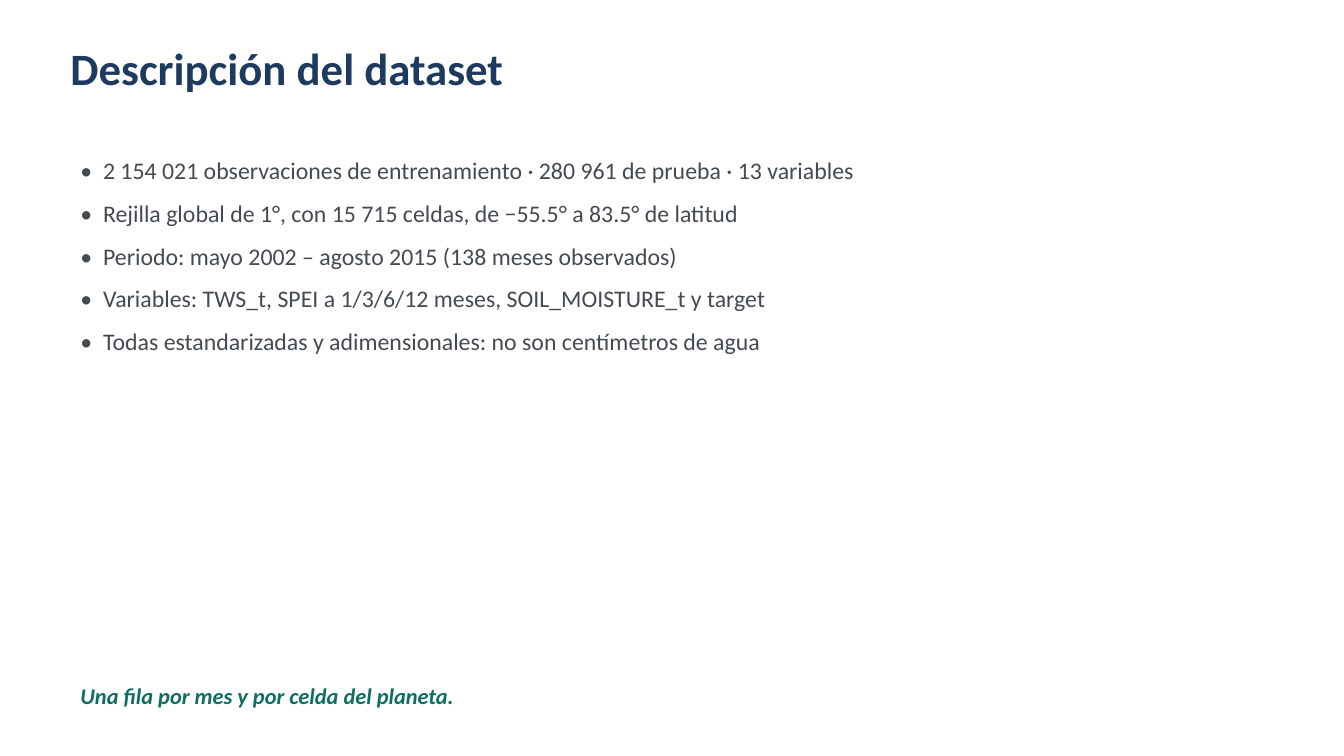
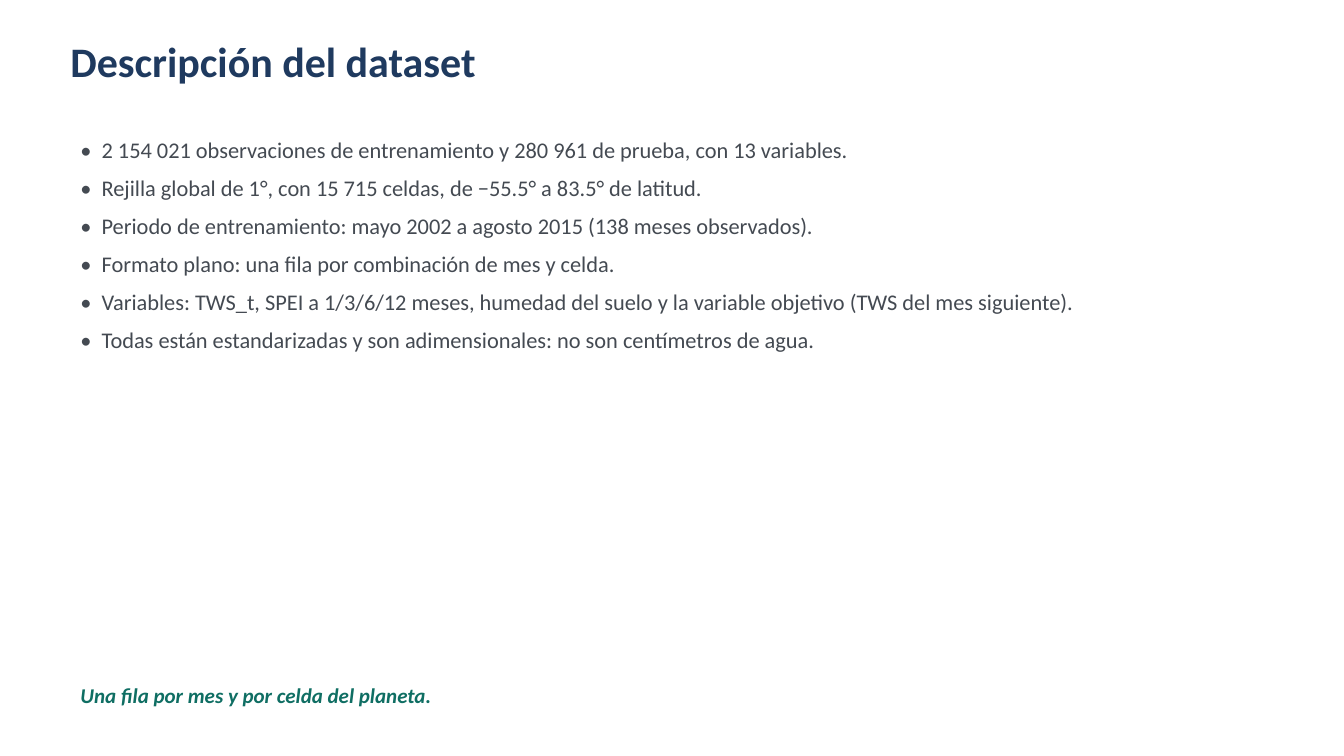
Before and after one commit to Javiervalladares1/Proyecto2Datos, a slide deck: slide 5 of docs/Proyecto2_Presentacion.pptx (slide 4 before the commit). Drawn at 1344x756 pixels with LibreOffice and Linux fonts; fonts in the diff are those of the drawing. Boxes give left, top, right and bottom in pixels: in the first picture for what was removed or moved away, otherwise in the second. Text is boxed around its words. In the diff, an @@ line names an element or a change of style, - is before the commit and + after.

```diff
--- a/docs/Proyecto2_Presentacion.pptx
+++ b/docs/Proyecto2_Presentacion.pptx
@@ text "Descripción del dataset" at <box>70,47,476,84</box>: size 32 to 30 pt @@
@@ text at <box>102,142,1073,352</box>: text changed; size 17 to 16 pt @@
-• 2 154 021 observaciones de entrenamiento · 280 961 de prueba · 13 variables
-• Rejilla global de 1°, con 15 715 celdas, de −55.5° a 83.5° de latitud
-• Periodo: mayo 2002 – agosto 2015 (138 meses observados)
-• Variables: TWS_t, SPEI a 1/3/6/12 meses, SOIL_MOISTURE_t y target
-• Todas estandarizadas y adimensionales: no son centímetros de agua
+• 2 154 021 observaciones de entrenamiento y 280 961 de prueba, con 13 variables.
+• Rejilla global de 1°, con 15 715 celdas, de −55.5° a 83.5° de latitud.
+• Periodo de entrenamiento: mayo 2002 a agosto 2015 (138 meses observados).
+• Formato plano: una fila por combinación de mes y celda.
+• Variables: TWS_t, SPEI a 1/3/6/12 meses, humedad del suelo y la variable objetivo (TWS del mes siguiente).
+• Todas están estandarizadas y son adimensionales: no son centímetros de agua.
@@ text "Una fila por mes y ..." at <box>80,688,431,707</box>: size 16 to 15 pt @@
```
Also in this commit, not shown: 8 other slides changed, 6 slides added.
